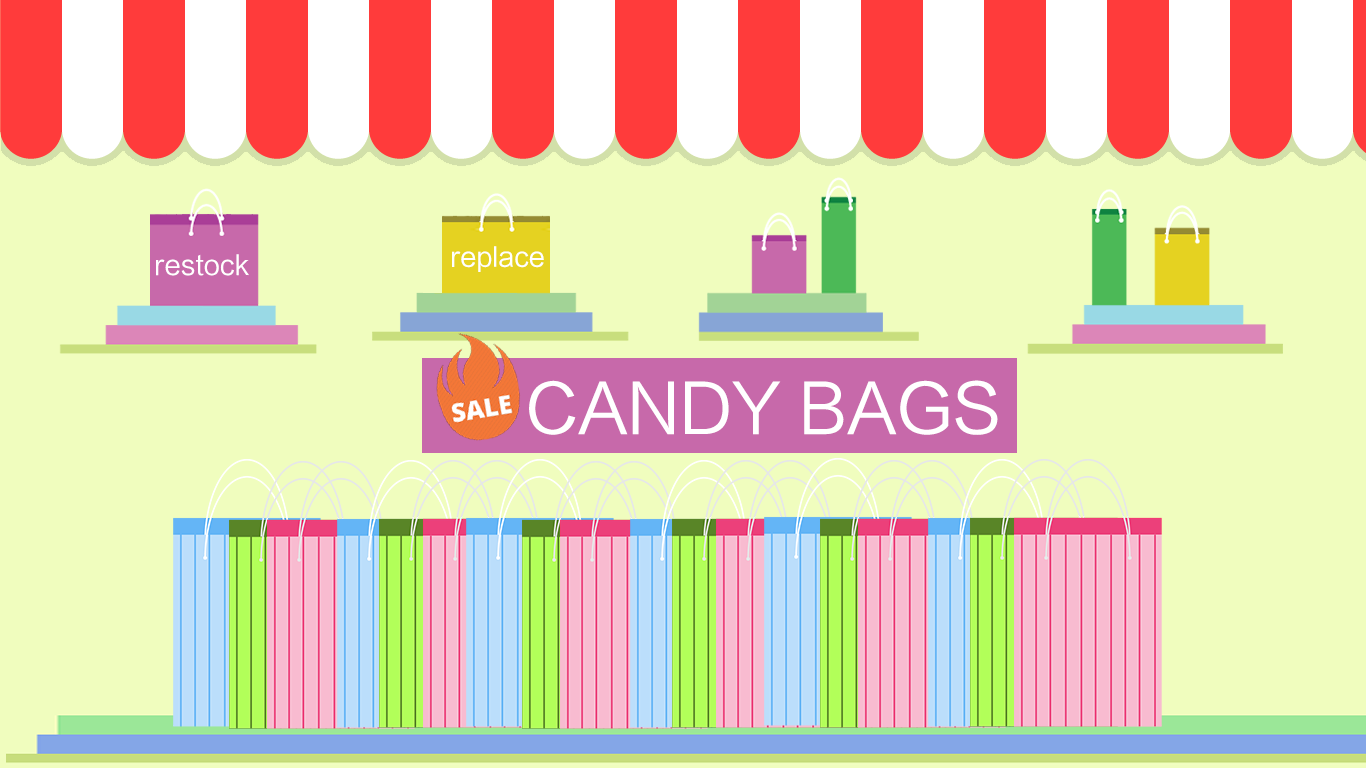
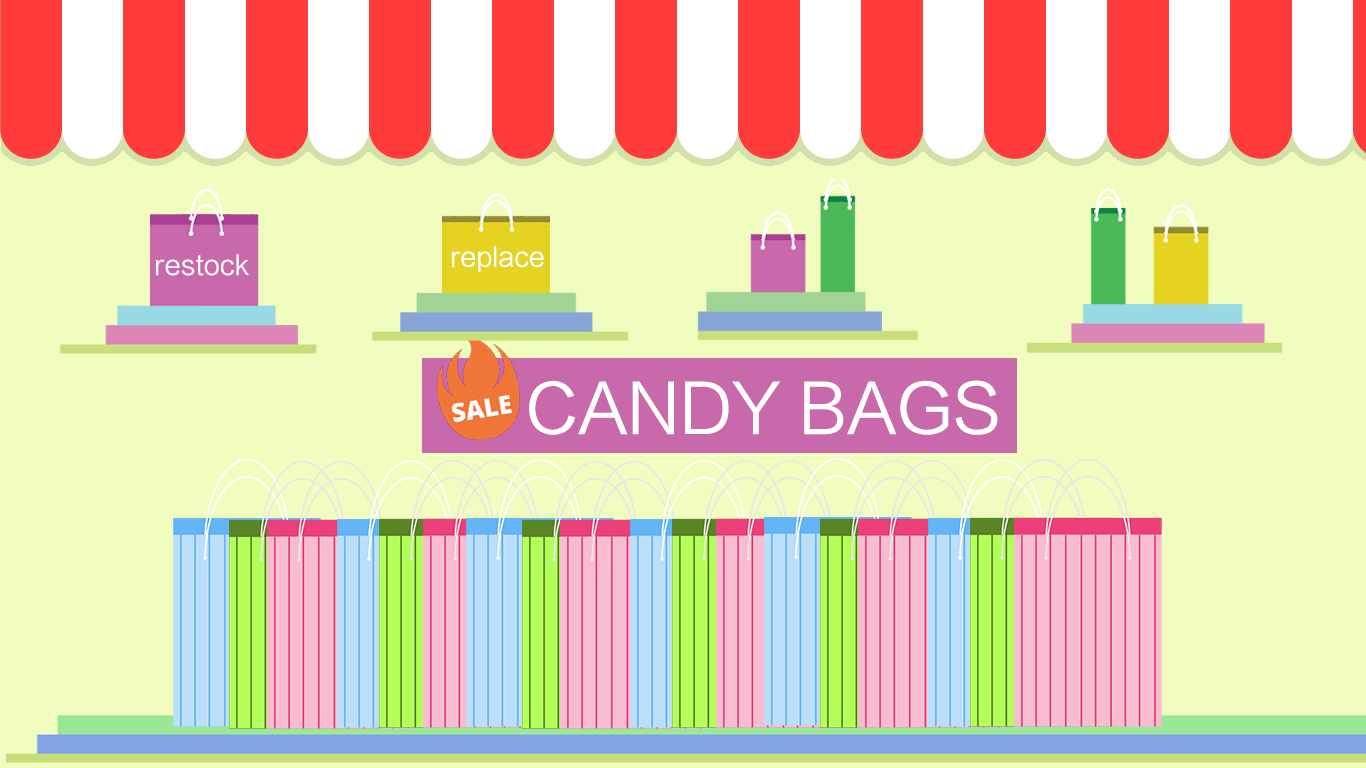
Two versions of the same layered image (1366x768). Layer-by-layer changes:
added group "Group 1" with 22 layers above "CANDY BAGS" over [458, 188, 1162, 354]
moved "Layer 3" into group "Group 1", painted on it over [458, 177, 1283, 354]
added layer "Layer 7" above "Layer 6" over [697, 179, 1282, 354]
